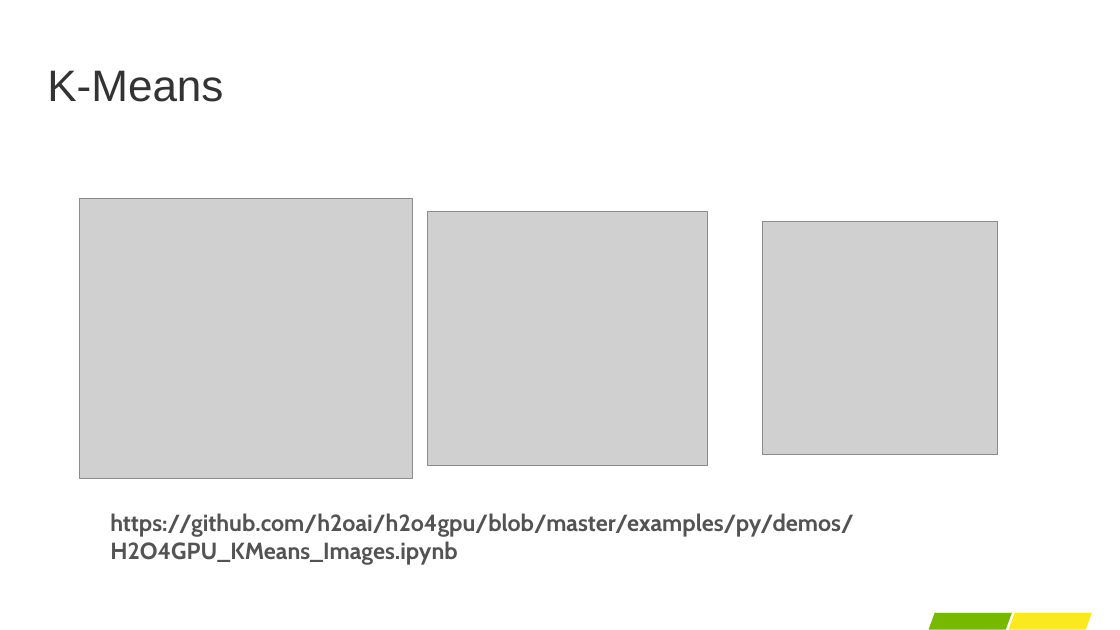
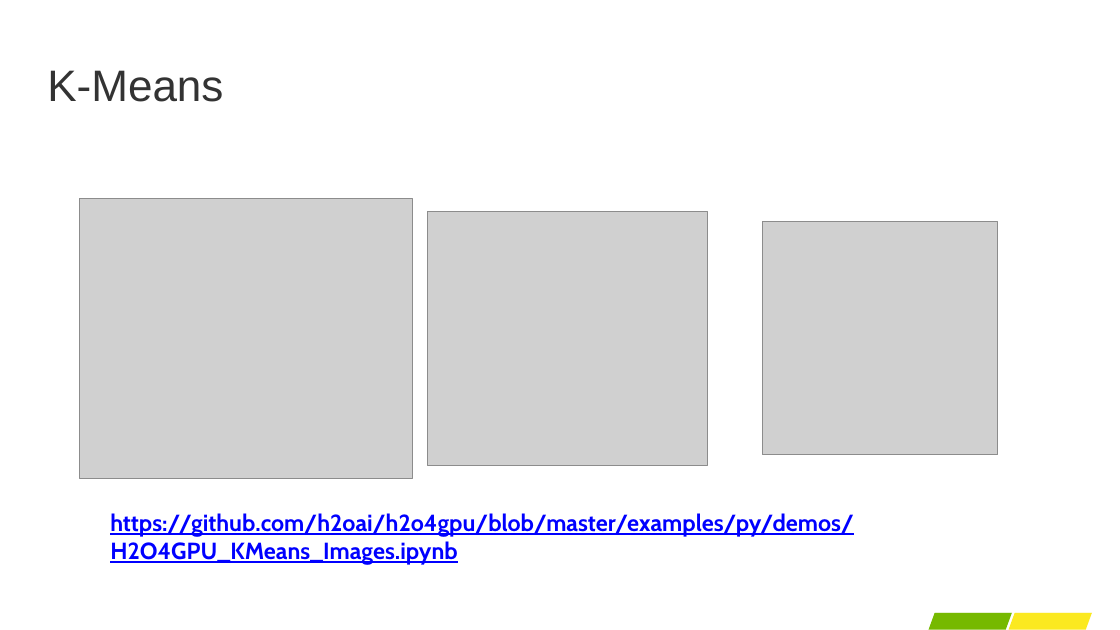
Before and after one commit to h2oai/h2o4gpu, a slide deck: slide 8 of presentations/benchmarks.pptx (slide 9 before the commit). Drawn at 1120x630 pixels with LibreOffice and Linux fonts; fonts in the diff are those of the drawing; grey boxes stand for pictures; background and template pictures are left out. Boxes give left, top, right and bottom in pixels: in the first picture for what was removed or moved away, otherwise in the second. Text is boxed around its words. In the diff, an @@ line names an element or a change of style, - is before the commit and + after.

```diff
--- a/presentations/benchmarks.pptx
+++ b/presentations/benchmarks.pptx
@@ text "https://github.com/h2oai/h2o4gpu/blob/master/examples/py/dem ..." at (x1=110, y1=513, x2=854, y2=565): text colour #535353 to #0000FF, underline on @@
```
Also in this commit, not shown: 4 other slides changed, 1 slide removed, 1 other file.
